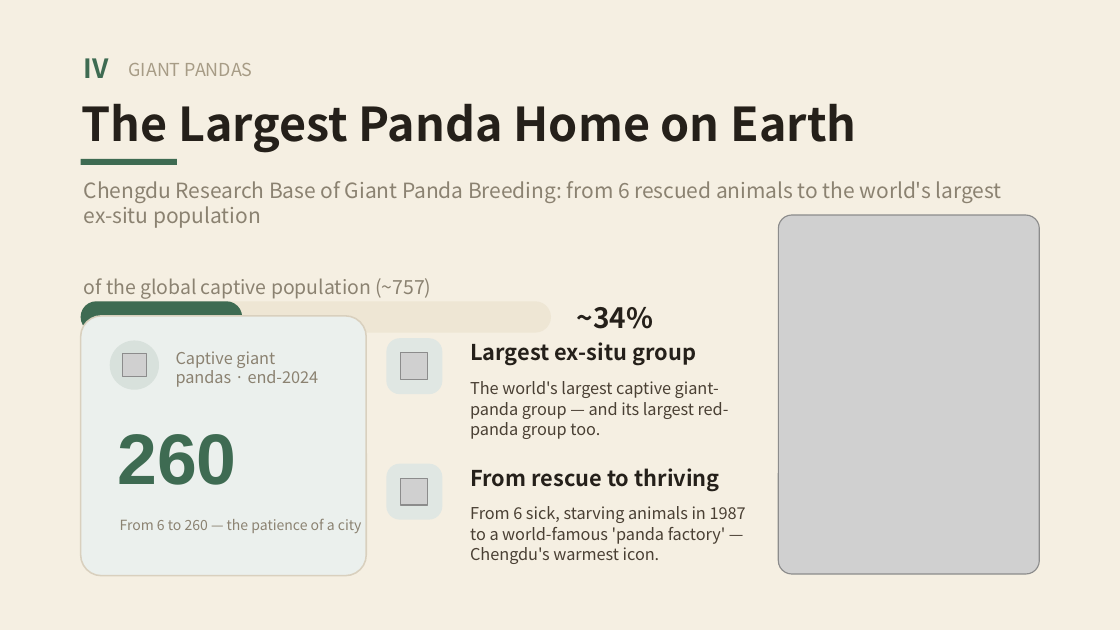
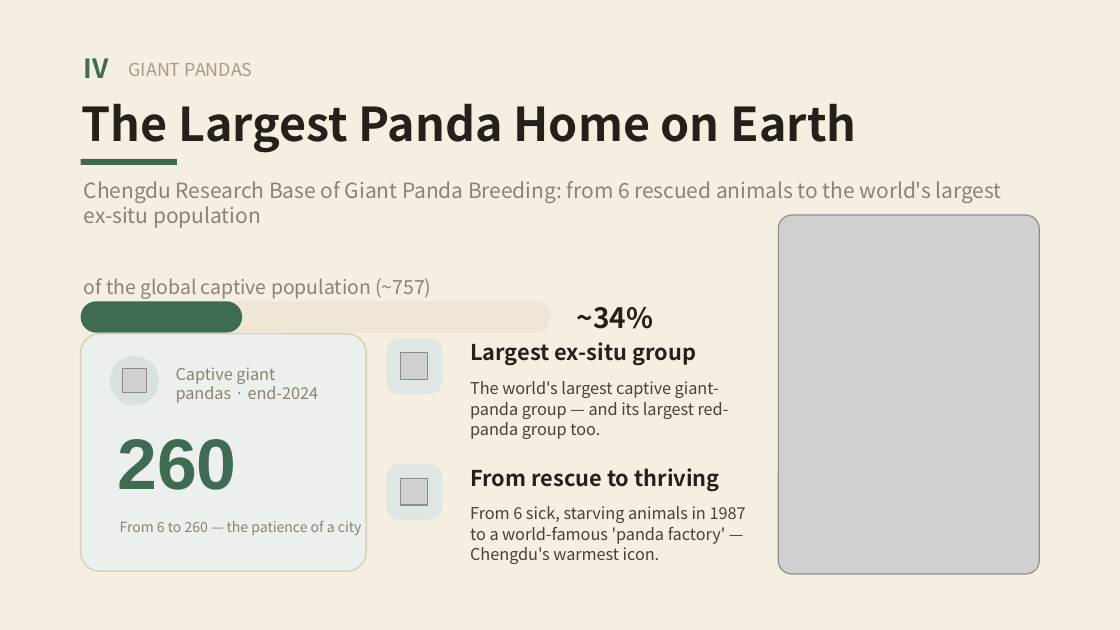
Before and after one commit to addsumtech/slides_maker-site, a slide deck: slide 8 of templates/decks/en/chengdu/template.pptx. Drawn at 1120x630 pixels with LibreOffice and Linux fonts; fonts in the diff are those of the drawing; grey boxes stand for pictures. Boxes give left, top, right and bottom in pixels: in the first picture for what was removed or moved away, otherwise in the second. Text is boxed around its words. In the diff, an @@ line names an element or a change of style, - is before the commit and + after.

```diff
--- a/templates/decks/en/chengdu/template.pptx
+++ b/templates/decks/en/chengdu/template.pptx
@@ rounded rectangle: place and size @@
-rounded rectangle at [81, 316, 366, 576]
+rounded rectangle at [81, 334, 366, 571]
@@ 1 picture, 1 text, 1 ellipse: place and size @@
-1 picture, 1 text, 1 ellipse at [110, 340, 319, 390]
+1 picture, 1 text, 1 ellipse at [110, 356, 319, 405]
@@ text "260": place and size @@
-text "260" at [117, 434, 236, 485]
+text "260" at [117, 439, 236, 490]
```
Also in this commit, not shown: 5 other files.
